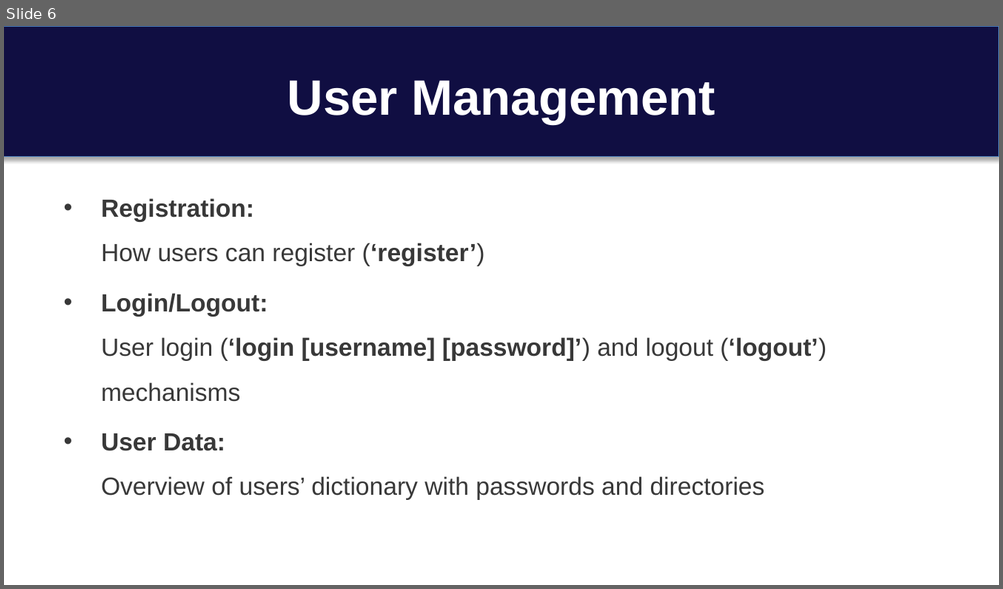
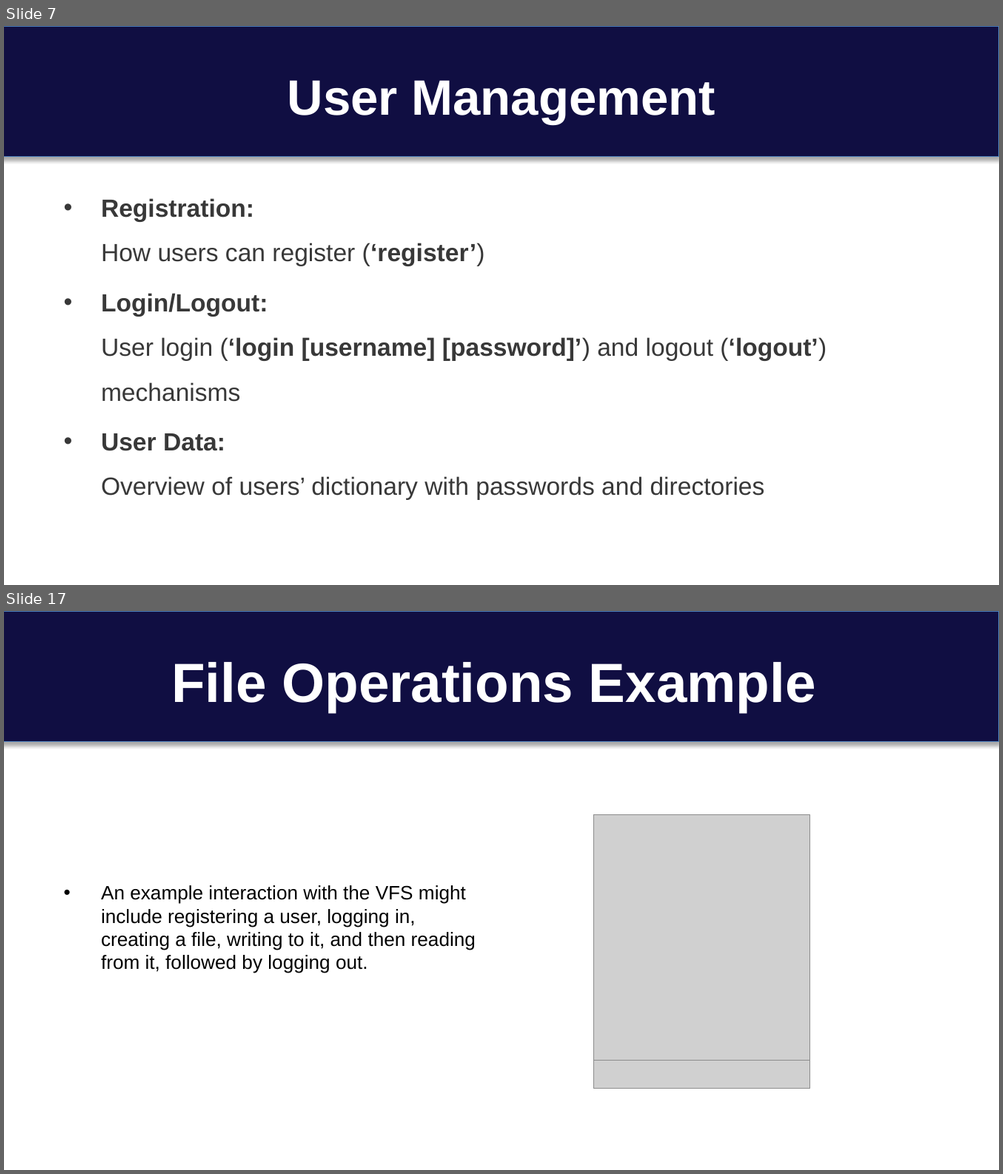
Before and after one commit to cseuconn/CSE-OS-2023-FALL, a slide deck: CSE-5305/Zongming_Juli/VFS presentation.pptx. Shown one above the other, each under a label of ours: slide 6 before the commit, slides 7 and 17 after it; the slides between them are not shown. The pictures are 1003x589 and 1003x1174 pixels, drawn with LibreOffice and Linux fonts; fonts in the diff are those of the drawing; grey boxes stand for pictures. Boxes give left, top, right and bottom in pixels: in the first picture for what was removed or moved away, otherwise in the second. Text is boxed around its words. In the diff, an @@ line names an element or a change of style, - is before the commit and + after.

```diff
--- a/CSE-5305/Zongming_Juli/VFS presentation.pptx
+++ b/CSE-5305/Zongming_Juli/VFS presentation.pptx
@@ slide 17 added at [4,611,999,1170], background #FFFFFF; not listed: 1 template element that a slide beside it also shows @@
@@ title added at [171,662,816,712], 40 pt, text #FFFFFF, bold @@
+File Operations Example
@@ picture added at [594,815,811,1060] @@
@@ text added at [101,886,475,974], 14 pt, text #000000 @@
+• An example interaction with the VFS might include registering a user, logging in, creating a file, writing to it, and then reading from it, followed by logging out.
@@ picture added at [594,1060,811,1088] @@
@@ what was slide 6 is now slide 7 @@
```
Also in this commit, not shown: 7 slides changed, 11 other slides added, 2 slides removed, 1 other file.
